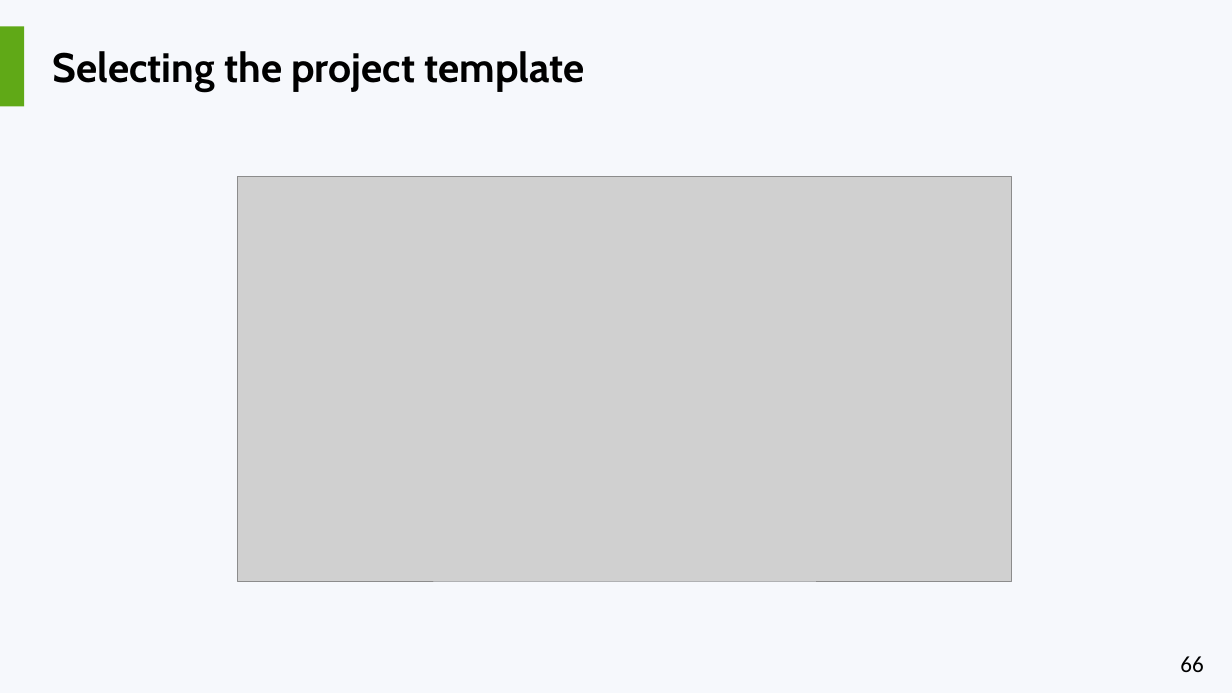
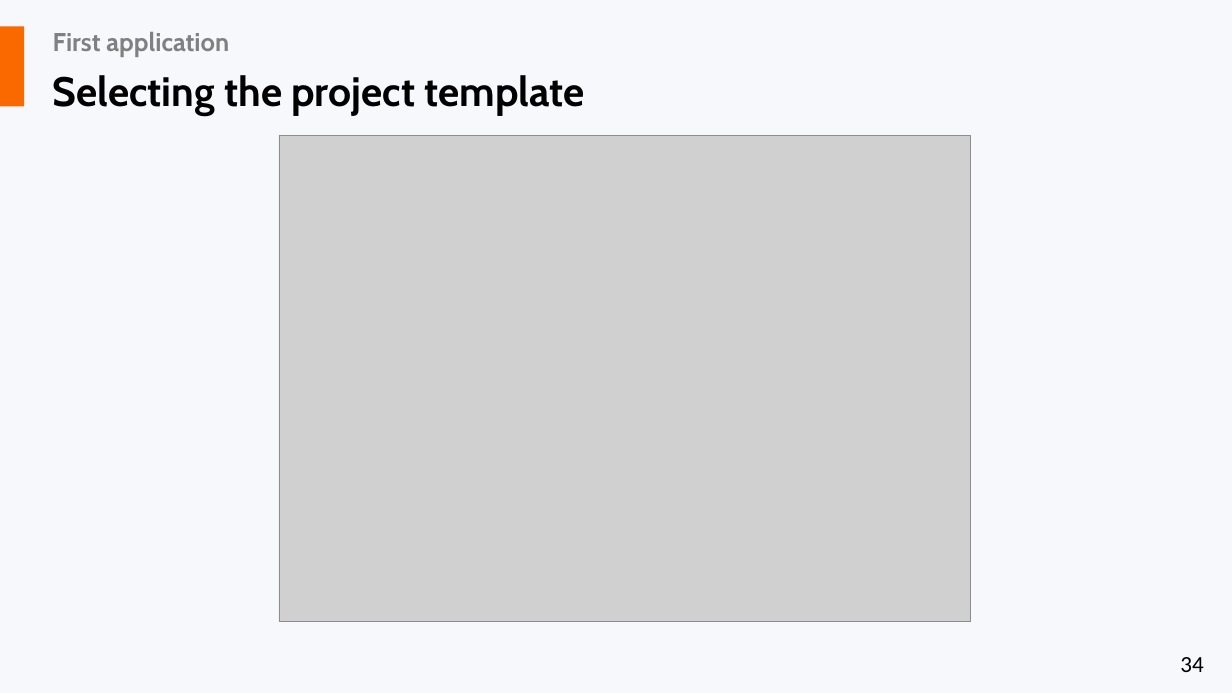
Before and after one commit to liviucotfas/ase-web-and-cloud-applications-security, a slide deck: slide 34 of Presentation ASPNET MVC Core - Part I.pptx (slide 66 before the commit). Drawn at 1232x693 pixels with LibreOffice and Linux fonts; fonts in the diff are those of the drawing; grey boxes stand for pictures. Boxes give left, top, right and bottom in pixels: in the first picture for what was removed or moved away, otherwise in the second. Text is boxed around its words. In the diff, an @@ line names an element or a change of style, - is before the commit and + after.

```diff
--- a/Presentation ASPNET MVC Core - Part I.pptx
+++ b/Presentation ASPNET MVC Core - Part I.pptx
@@ rectangle at (0,27,24,107): fill #60A917 to #FA6800 @@
@@ title added at (53,32,229,56), 20 pt, text #808080, bold @@
+First application
@@ text "Selecting the project template": place and size @@
-text "Selecting the project template" at (53,51,586,91)
+text "Selecting the project template" at (53,75,586,115)
@@ text "Selecting the project template" at (53,75,586,115): more space between paragraphs; vertical alignment middle to top @@
@@ picture: place and size @@
-picture at (238,177,1012,581)
+picture at (279,136,970,622)
@@ page number at (1180,657,1203,672): text changed @@
-66
+34
```
Also in this commit, not shown: 17 other slides changed, 2 slides removed, 4 other files.
